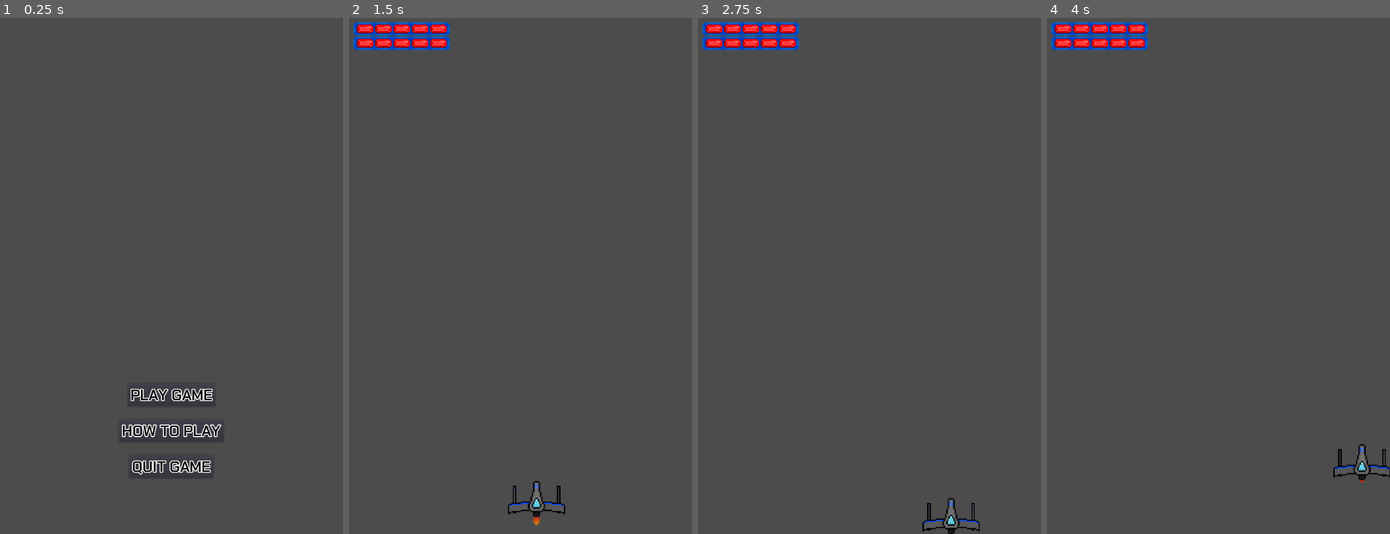
Above: before the commit, frames 1-4 (left to right).
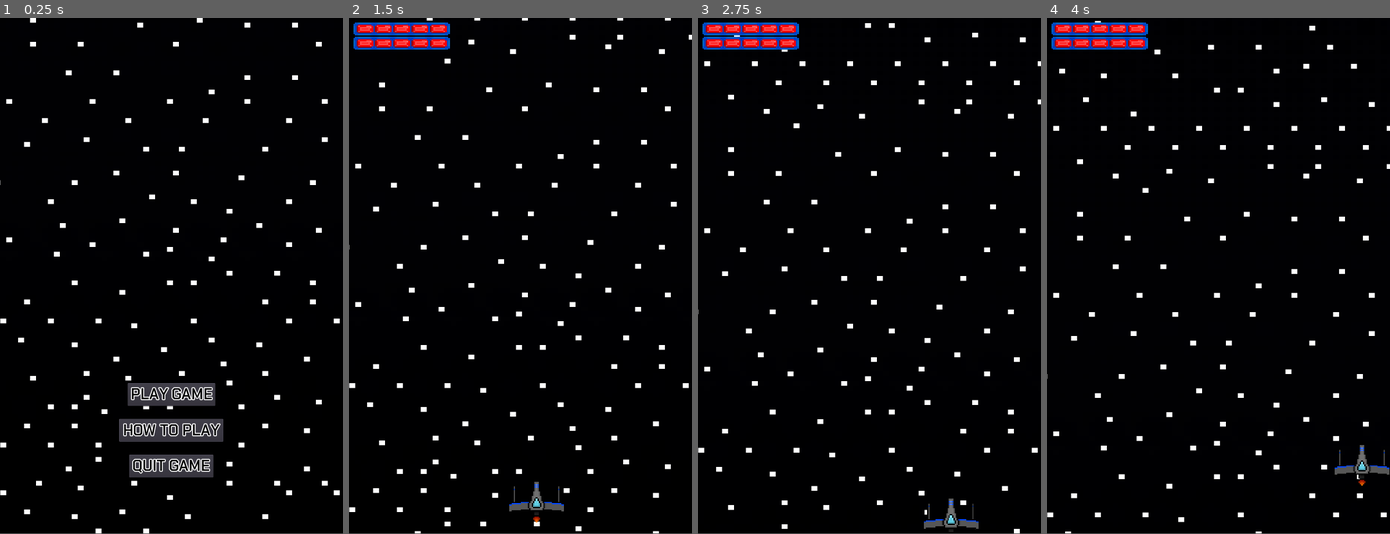
Above: after the commit, the same moments.

Repository: Cecilist/Final-BossFightBulletShooter
Game: Godot game, scene res://src/MainMenu.tscn
Two runs of this game, one before a commit and one after it. Both use one fixed random seed, a clock stepped at 60 frames per second and the inputs below.
Inputs:
- Up to frame 1 (0.25 s): no input
- Up to frame 2 (1.5 s): click "PLAY GAME" at 0.5 s; tap Enter (play_game) at 1.25, 1.35 s; hold D (move_right) from 1.28 s (still down)
- Up to frame 3 (2.75 s): release D (move_right) at 2.03 s; hold S (move_down) from 2.03 s (still down); tap Tab (to_next_screen) at 2.1 s
- Up to frame 4 (4 s): release S (move_down) at 2.78 s; hold D (move_right) 2.78-3.53 s; tap Enter (play_game) at 2.85 s; hold W (move_up) from 3.53 s (still down); tap Tab (to_next_screen) at 3.6 s
The window is 533x800 before the commit and 533x799 after it. Grey fills any space a smaller window leaves; there, only what the larger window draws over its background counts as a difference.

The runs differ from the first frame. In frame 1, 98% of the frame differs, in the area x 0-100%, y 0-100%; in frame 2, 98%; in frame 3, 98%; in frame 4, 98%.

Commit message:
Add looped scrolling background

Diff:
--- a/project/project.godot
+++ b/project/project.godot
@@ -54,10 +54,16 @@
 run/main_scene="res://src/MainMenu.tscn"
 config/icon="res://icon.png"
 
+[autoload]
+
+Background="*res://src/Background.tscn"
+
 [display]
 
 window/size/width=720
 window/size/height=1080
+window/stretch/mode="2d"
+window/stretch/aspect="keep"
 
 [input]
 
--- /dev/null
+++ b/project/src/Background.gd
@@ -0,0 +1,13 @@
+extends ParallaxBackground
+
+
+# Starts scrolling the background
+func _ready():
+	$AnimationPlayer.play("Scroll")
+
+
+# Checks if the animation has finished, then resets the position
+#  of the second background layer
+func _on_AnimationPlayer_animation_finished(_anim_name) -> void:
+	$ParallaxLayer/SpaceBG2.position = Vector2(0, -2156.711)
+	$AnimationPlayer.play("Scroll")
--- a/project/src/Background.tscn
+++ b/project/src/Background.tscn
@@ -1,7 +1,52 @@
-[gd_scene format=2]
+[gd_scene load_steps=4 format=2]
+
+[ext_resource path="res://assets/textures/Background/Space_Background.png" type="Texture" id=1]
+[ext_resource path="res://src/Background.gd" type="Script" id=2]
+
+[sub_resource type="Animation" id=1]
+resource_name = "Scroll"
+length = 40.0
+tracks/0/type = "value"
+tracks/0/path = NodePath("ParallaxLayer/SpaceBG1:position")
+tracks/0/interp = 1
+tracks/0/loop_wrap = true
+tracks/0/imported = false
+tracks/0/enabled = true
+tracks/0/keys = {
+"times": PoolRealArray( 0, 20, 30, 40 ),
+"transitions": PoolRealArray( 1, 1, 1, 1 ),
+"update": 0,
+"values": [ Vector2( 0, 0 ), Vector2( 0, 2167.06 ), Vector2( 0, -1083.38 ), Vector2( 0, 0 ) ]
+}
+tracks/1/type = "value"
+tracks/1/path = NodePath("ParallaxLayer/SpaceBG2:position")
+tracks/1/interp = 1
+tracks/1/loop_wrap = true
+tracks/1/imported = false
+tracks/1/enabled = true
+tracks/1/keys = {
+"times": PoolRealArray( 0, 20, 30, 40 ),
+"transitions": PoolRealArray( 1, 1, 1, 1 ),
+"update": 0,
+"values": [ Vector2( 0, -2156.71 ), Vector2( 0, 10.3533 ), Vector2( 0, 1071.21 ), Vector2( 0, 2156.71 ) ]
+}
 
 [node name="Background" type="ParallaxBackground"]
+script = ExtResource( 2 )
 
 [node name="ParallaxLayer" type="ParallaxLayer" parent="."]
+position = Vector2( 363.076, 2.82849 )
+scale = Vector2( 1.25, 1 )
 
-[node name="Sprite" type="Sprite" parent="ParallaxLayer"]
+[node name="SpaceBG1" type="Sprite" parent="ParallaxLayer"]
+position = Vector2( 0, -1072.55 )
+texture = ExtResource( 1 )
+
+[node name="SpaceBG2" type="Sprite" parent="ParallaxLayer"]
+position = Vector2( 0, 1082.06 )
+texture = ExtResource( 1 )
+
+[node name="AnimationPlayer" type="AnimationPlayer" parent="."]
+anims/Scroll = SubResource( 1 )
+
+[connection signal="animation_finished" from="AnimationPlayer" to="." method="_on_AnimationPlayer_animation_finished"]
--- a/project/src/Player.tscn
+++ b/project/src/Player.tscn
@@ -26,6 +26,7 @@
 [node name="AnimatedSprite" type="AnimatedSprite" parent="."]
 frames = SubResource( 1 )
 animation = "flying"
+frame = 1
 playing = true
 
 [node name="Hitbox" type="Area2D" parent="."]
Binary file added: project/assets/textures/Background/Space_Background.png
Not shown, added: project/assets/textures/Background/Space_Background.png.import
Not shown, added: raw_assets/textures/Background/Space Background Sprite.aseprite
Not shown, added: raw_assets/textures/Background/Space_Background.png
